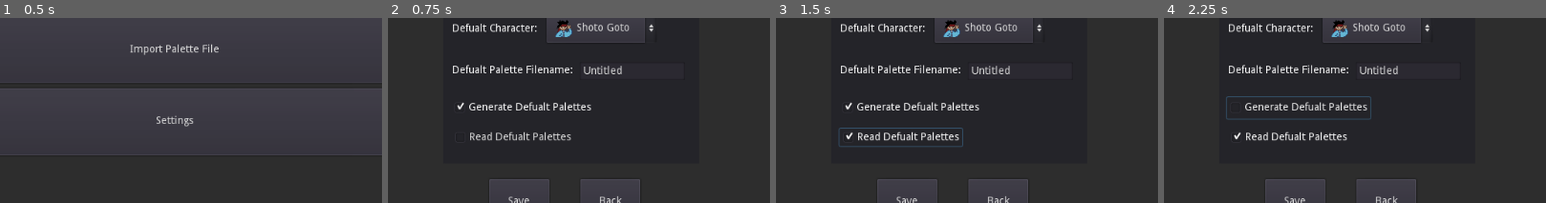
Above: before the commit, frames 1-4 (left to right).
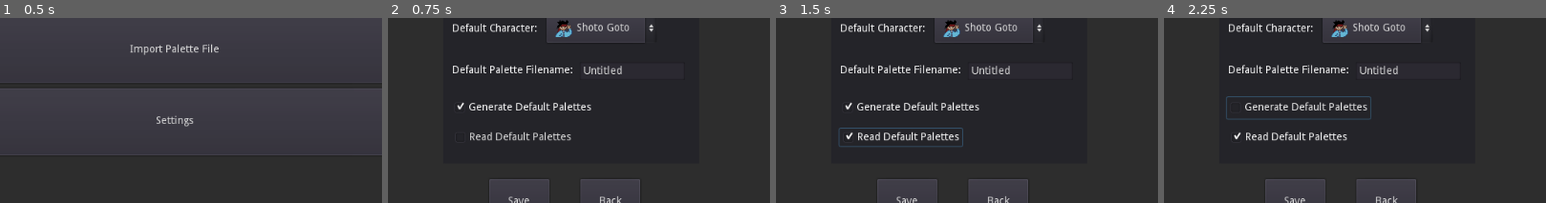
Above: after the commit, the same moments.

Repository: hrszpuk/HFPE
Game: Godot game, scene res://Scenes/Main Menu.tscn
The game is run twice, just before and just after one commit, with the same random seed, the same clock (stepped at 60 frames per second) and the same inputs.
Inputs:
- Up to frame 1 (0.5 s): no input
- Up to frame 2 (0.75 s): click "Settings" at 0.5 s
- Up to frame 3 (1.5 s): click "Read Defualt Palettes" (after the commit: "Read Default Palettes") at 1.25 s
- Up to frame 4 (2.25 s): click "Generate Defualt Palettes" (after the commit: "Generate Default Palettes") at 2 s
The pictures show only the part of the screen within x 27-77%, y 43-93%; the shares and areas given below are measured in that part.

Frame 1 is identical in both runs. In frame 2, 0.2% of the frame differs, in the area x 21-41%, y 4-66%; in frame 3, 0.2%; in frame 4, 0.2%.

Commit message:
Bug fixing ;)

Diff:
--- /dev/null
+++ b/source/LogManager.gd
@@ -0,0 +1,42 @@
+extends Node
+
+class_name LogManager
+
+var dir: Directory
+var num_of_log_files: int = 0
+var path: String
+var file: File
+var prefix: String = "Null: "
+
+func _init():
+	self.dir = Directory.new()
+	var _err = self.dir.open("user://HFPE/logs")
+	if _err != OK:
+		print("ERROR: failed to open file\n")
+		print(String(_err))
+	self.path = dir.get_current_dir()
+	self.dir.list_dir_begin(true, true)
+	while(true):
+		var file = dir.get_next()
+		if dir.file_exists(file):
+			num_of_log_files += 1
+		if file == "":
+			dir.list_dir_end()
+			break
+
+	self.file = File.new()
+	self.file.open("user://HFPE/logs/log%d" % num_of_log_files, File.WRITE)
+
+func write(string: String) -> void:
+	self.file.store_line(string)
+
+func flush() -> void:
+	self.file.store_line("LogManager: Flushing file buffer (╯°□°）╯︵ ┻━┻")
+	self.file.flush()
+
+func set_prefix(new_prefix: String) -> void:
+	self.prefix = new_prefix + ": "
+
+func die() -> void:
+	self.file.store_line("LogManager: Closing file")
+	self.file.close()
--- a/source/Scenes/SettingsMenu.tscn
+++ b/source/Scenes/SettingsMenu.tscn
@@ -103,14 +103,14 @@
 margin_top = 184.904
 margin_right = 184.742
 margin_bottom = 208.904
-text = "Read Defualt Palettes"
+text = "Read Default Palettes"
 
 [node name="GenerateDefualtPalettes" type="CheckBox" parent="MainContainer"]
 margin_left = 18.6824
 margin_top = 142.525
 margin_right = 211.682
 margin_bottom = 171.525
-text = "Generate Defualt Palettes"
+text = "Generate Default Palettes"
 __meta__ = {
 "_edit_use_anchors_": false
 }
@@ -129,7 +129,7 @@
 margin_top = 40.0324
 margin_right = 160.581
 margin_bottom = 62.0324
-text = "Defualt Character:"
+text = "Default Character:"
 align = 1
 valign = 1
 __meta__ = {
@@ -141,7 +141,7 @@
 margin_top = 96.9681
 margin_right = 186.801
 margin_bottom = 118.968
-text = "Defualt Palette Filename: "
+text = "Default Palette Filename: "
 align = 1
 valign = 1
 __meta__ = {
--- a/source/Scripts/ExportManager.gd
+++ b/source/Scripts/ExportManager.gd
@@ -30,8 +30,10 @@
 	var err: int
 	if global.save_to_path:
 		err = config.save(global.imported_data["path"])
+		OS.shell_open(str("file://", global.imported_data["path"]))
 	else:
 		err = config.save(global.default_path+"/palettes/"+global.palette_filename+".cfg")
+		OS.shell_open(str("file://", global.default_path+"/palettes/"+global.palette_filename+".cfg"))
 	if err != OK:
 		print(err)
 	global.state = global.EXPORT
--- a/source/global.gd
+++ b/source/global.gd
@@ -8,6 +8,7 @@
 	IMPORT
 }
 
+var version: String = "0.1.5"
 var save_to_path: bool = false
 var read_defualts: bool = false
 var generate_defualts: bool = true
@@ -59,6 +60,7 @@
 	dir.open("user://")
 	dir.make_dir("HFPE")
 	dir.make_dir("HFPE/palettes")
+	dir.make_dir("HFPE/logs")
 	var settings: ConfigFile = ConfigFile.new()
 	if settings.load(default_path+"/settings.cfg") == OK:
 		start_character = settings.get_value("settings", "start_character")
@@ -66,6 +68,7 @@
 		generate_defualts = settings.get_value("settings", "generate_defualts")
 		read_defualts = settings.get_value("settings", "read_defualts")
 	else:
+		settings.set_value("settings", "version", version)
 		settings.set_value("settings", "start_character", start_character)
 		settings.set_value("settings", "defualt_palette_filename", palette_filename)
 		settings.set_value("settings", "generate_defualts", generate_defualts)
--- a/source/project.godot
+++ b/source/project.godot
@@ -10,6 +10,11 @@
 
 _global_script_classes=[ {
 "base": "Node",
+"class": "LogManager",
+"language": "GDScript",
+"path": "res://LogManager.gd"
+}, {
+"base": "Node",
 "class": "PaletteGenerator",
 "language": "GDScript",
 "path": "res://PaletteGenerator.gd"
@@ -20,6 +25,7 @@
 "path": "res://PaletteReader.gd"
 } ]
 _global_script_class_icons={
+"LogManager": "",
 "PaletteGenerator": "",
 "PaletteReader": ""
 }
